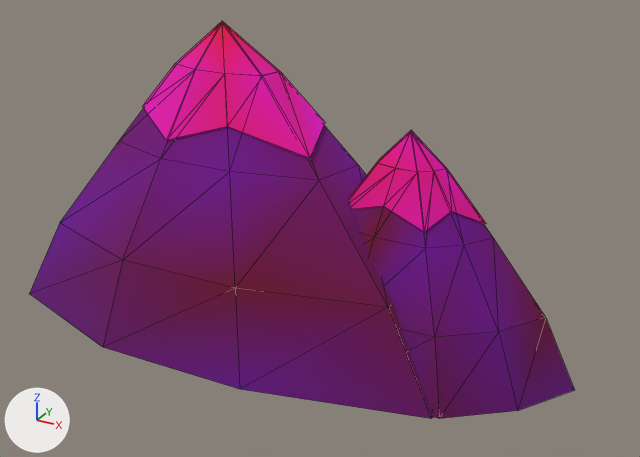
The glTF model ArtSource/Exports/Environment/Mountain_Back_02.glb as it was, and as the next commit left it.
The view is the same before and after, from a 50 mm camera at (56.7, -80.8, 52.5) aimed at (11.4, 1.5, 11.3). The axes (+X, +Y, +Z) are drawn at lower left. The lights are the same throughout. The older version comes first. Mesh edges are drawn as thin lines. Vertices at exactly the same position are counted once.

Script lines for the objects in view, before the commit:
```python
me_mountain_back_02 = bpy.data.meshes.new('Mountain_Back_02')
me_mountain_back_02.from_pydata(...)  # 112 vertices, 180 faces; spans x -26.3..41.8, y -14.5..16.9, z -2.0..34.2
# faces by material slot: [126, 54]
me_mountain_back_02.materials.append(mat_m_env_mountain)
me_mountain_back_02.materials.append(mat_m_env_snow)
ob_mountain_back_02 = bpy.data.objects.new('Mountain_Back_02', me_mountain_back_02)
ob_mountain_back_02.location = (0.0, 0.0, 0.0)
```
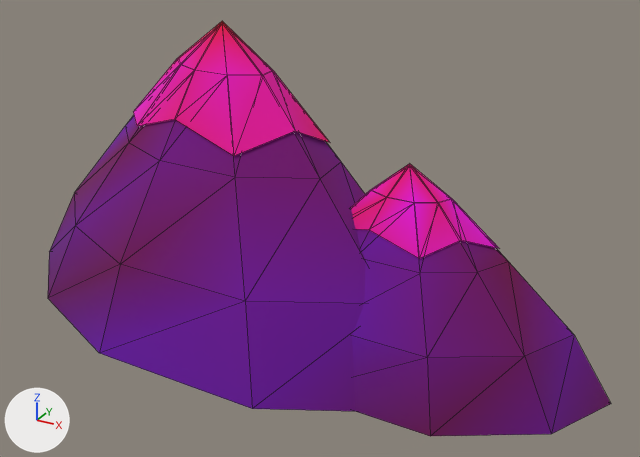
What the commit changed:
me_mountain_back_02 is used by ob_mountain_back_02; location (0.0, 0.0, 0.0).
me_mountain_back_02 had 112 vertices, 180 faces and spanned x -26.3..41.8, y -14.5..16.9, z -2.0..34.2.
me_mountain_back_02 now has 112 vertices, 180 faces and spans x -33.4..45.8, y -16.4..18.6, z -2.0..34.2.
me_mountain_back_02 part 1: 110 of 112 vertices moved; they spanned x -26.3..41.8, y -14.5..16.9, z -2.0..29.2 and now span x -33.4..45.8, y -16.4..18.6, z -2.0..29.2; mean shift (-0.2, -0.1, -1.0); largest move (34.3, 9.8, -2.0) -> (7.6, 9.5, -2.0).
me_mountain_back_02 part 2: 180 faces centred in x -24.4..39.1, y -13.3..14.2, z 0.8..30.9 are repainted in the vertex colours; the middle colour goes from pink #fd00b4 to pink #fc00b5.

Changed parts and their boxes (x1, y1, x2, y2) in the pictures (640 x 457 px; the box of a moved part takes in the faces that stretch with it):
'Mountain_Back_02', reshaped, recoloured: before (29, 21, 574, 419); after (48, 21, 611, 436)
part 1 of me_mountain_back_02, moved or reshaped: before (29, 22, 574, 419); after (48, 22, 611, 436)
part 2 of me_mountain_back_02, recoloured: before (29, 21, 574, 419); after (48, 21, 611, 436)
